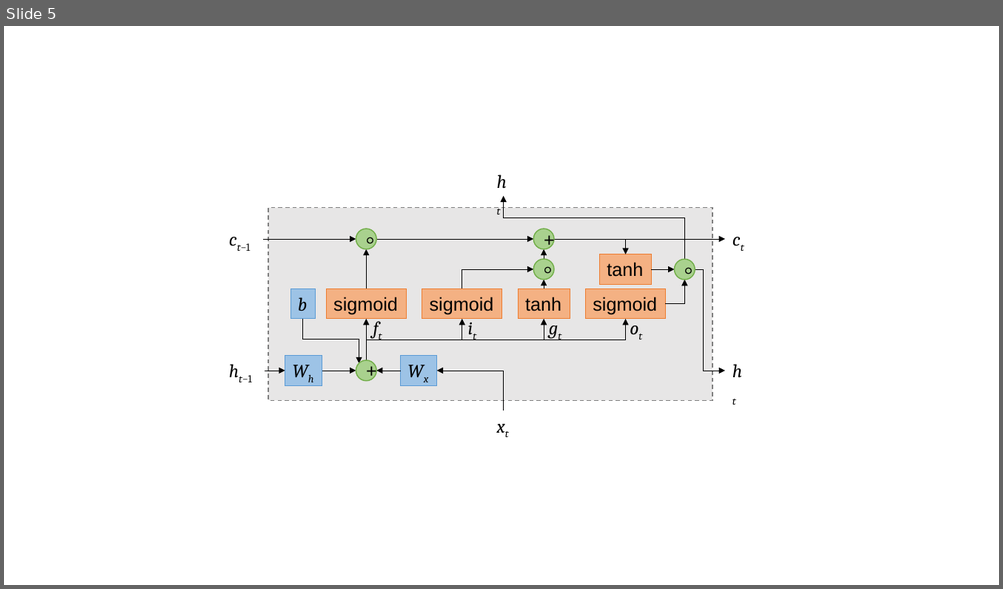
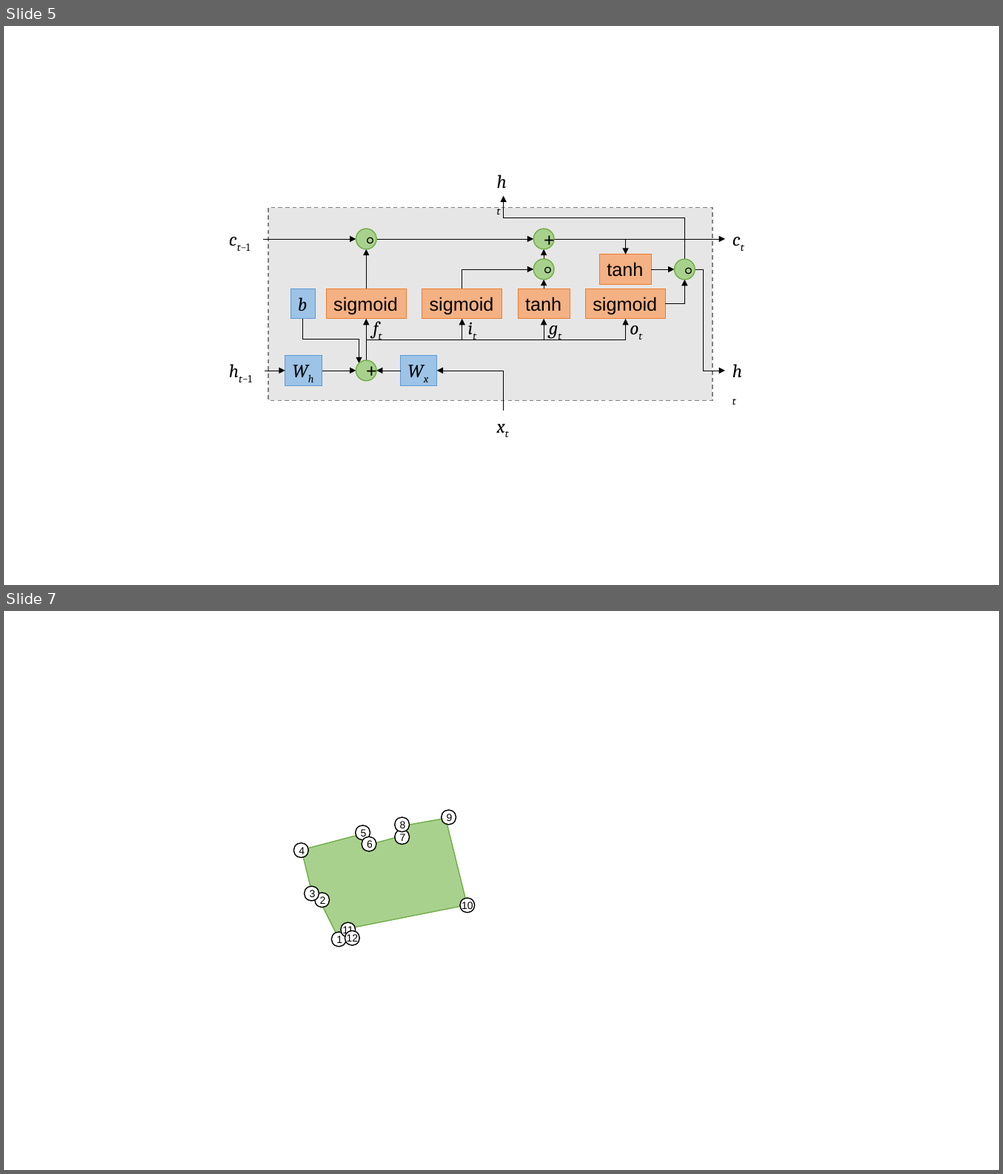
Before and after one commit to lizuoyue/ETH-Thesis, a slide deck: ThesisLaTeX/fig.pptx. Shown one above the other, each under a label of ours: slide 5 before the commit, slides 5 and 7 after it; the slides between them are not shown. The pictures are 1003x589 and 1003x1174 pixels, drawn with LibreOffice and Linux fonts; fonts in the diff are those of the drawing. Boxes give left, top, right and bottom in pixels: in the first picture for what was removed or moved away, otherwise in the second. Text is boxed around its words. In the diff, an @@ line names an element or a change of style, - is before the commit and + after.

```diff
--- a/ThesisLaTeX/fig.pptx
+++ b/ThesisLaTeX/fig.pptx
@@ slide 7 added at <box>4,611,999,1170</box>, background #FFFFFF @@
@@ ellipse added at <box>441,810,456,825</box>, fill #FFFFFF, outline #000000 1 pt, 10 pt, text #000000 @@
+9
@@ freeform shape added at <box>301,818,467,940</box>, fill #A9D18E, outline #70AD47 1 pt @@
@@ ellipse added at <box>356,826,370,841</box>, fill #FFFFFF, outline #000000 1 pt, 10 pt, text #000000 @@
+5
@@ ellipse added at <box>395,829,410,845</box>, fill #FFFFFF, outline #000000 1 pt, 10 pt, text #000000 @@
+7
@@ ellipse added at <box>395,817,410,832</box>, fill #FFFFFF, outline #000000 1 pt, 10 pt, text #000000 @@
+8
@@ ellipse added at <box>293,843,308,858</box>, fill #FFFFFF, outline #000000 1 pt, 10 pt, text #000000 @@
+4
@@ ellipse added at <box>361,837,376,852</box>, fill #FFFFFF, outline #000000 1 pt, 10 pt, text #000000 @@
+6
@@ ellipse added at <box>304,886,318,901</box>, fill #FFFFFF, outline #000000 1 pt, 10 pt, text #000000 @@
+3
@@ ellipse added at <box>314,893,330,908</box>, fill #FFFFFF, outline #000000 1 pt, 10 pt, text #000000 @@
+2
@@ ellipse added at <box>460,898,475,913</box>, fill #FFFFFF, outline #000000 1 pt, 10 pt, text #000000 @@
+10
@@ ellipse added at <box>332,933,347,948</box>, fill #FFFFFF, outline #000000 1 pt, 10 pt, text #000000 @@
+1
@@ ellipse added at <box>341,923,356,938</box>, fill #FFFFFF, outline #000000 1 pt, 10 pt, text #000000 @@
+11
@@ ellipse added at <box>345,931,360,946</box>, fill #FFFFFF, outline #000000 1 pt, 10 pt, text #000000 @@
+12
```
Also in this commit, not shown: 1 slide changed, 17 other files.
